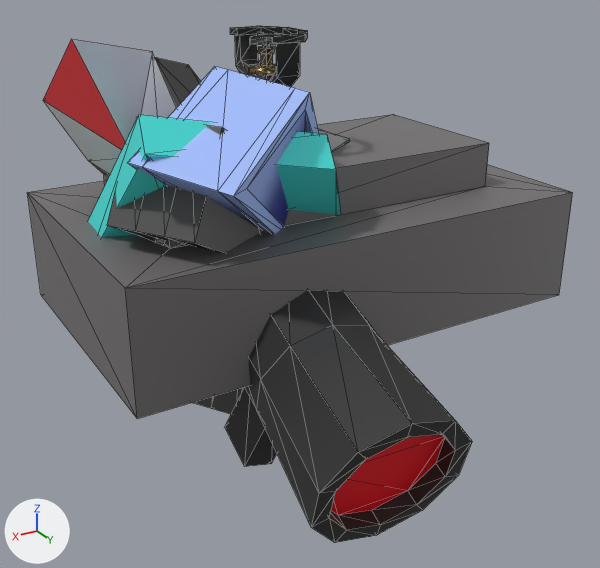
The glTF model assets/objects/item_icon_perspective.glb, before and after one commit.
Both versions are drawn from a 50 mm camera at (1.033, 1.884, 0.967) aimed at (-0.072, 0.042, 0.045). Arrows for +X, +Y and +Z are at lower left; the lights stay in place. The older version comes first. Mesh edges are drawn as thin lines. Where no turn or scale is listed for an object, it has been applied to the vertices.

The scene before the commit, as lines of its bpy script (objects in view):
```python
me_cube = bpy.data.meshes.new('Cube')
me_cube.from_pydata(...)  # 52 vertices, 100 faces; spans x -1.0..5.23, y -1.0..1.0, z -1.0..1.21
me_cube.materials.append(mat_material)  # picture img_ucupaint_material_color
me_cube_005 = bpy.data.meshes.new('Cube.005')
me_cube_005.from_pydata(...)  # 20 vertices, 36 faces; spans x -0.375..0.635, y -0.271..0.441, z -0.373..0.576
me_cube_005.materials.append(mat_material_004)  # cyan #49e7e2
me_lightingbolt = bpy.data.meshes.new('LightingBolt')
me_lightingbolt.from_pydata(...)  # 42 vertices, 80 faces; spans x -0.5..0.357, y -0.658..0.32, z -0.891..0.155
me_lightingbolt.materials.append(mat_material_005)  # picture img_material_layer
ob_cube = bpy.data.objects.new('Cube', me_cube)
ob_cube.location = (0.0, 0.0, 0.0)
ob_cube.rotation_euler = (0.0, -0.49, 0.539)  # degrees (0, -28, 31)
ob_cube.scale = (0.118, 0.118, 0.325)
ob_cube_002 = bpy.data.objects.new('Cube.002', me_cube_005)
ob_cube_002.location = (-0.139, -0.092, 0.037)
ob_lightingbolt = bpy.data.objects.new('LightingBolt', me_lightingbolt)
ob_lightingbolt.location = (0.132, 0.16, 0.514)
# also in view: 'Cube.001' at (-0.1, -0.004, 0.205); 'Cylinder' at (0.076, 0.007, 0.128); 'Circle' at (0.0, 0.0, 0.156); 'Rocket' at (0.17, -0.253, 0.267)
```
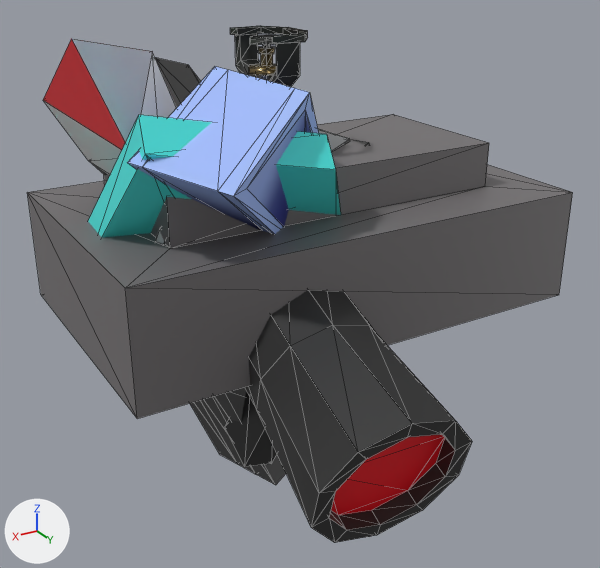
Pixel boxes (x1, y1, x2, y2) of what changed, in the pictures (600 x 568 px):
'Cube', moved, turned (mostly hidden afterwards)
    before: (107, 125, 262, 414)
    after: (190, 140, 369, 485)

The change, as a diff of the scene's bpy script:
```diff
--- a/assets/objects/item_icon_perspective.glb.py
+++ b/assets/objects/item_icon_perspective.glb.py
@@ ob_cube @@
 ob_cube = bpy.data.objects.new('Cube', me_cube)
-ob_cube.location = (0.0, 0.0, 0.0)
-ob_cube.rotation_euler = (0.0, -0.49, 0.539)  # degrees (0, -28, 31)
+ob_cube.location = (0.162, 0.082, -0.127)
+ob_cube.rotation_euler = (-0.0556, -0.41, -2.854)  # degrees (-3.2, -23, -164)
 ob_cube.scale = (0.118, 0.118, 0.325)
```
